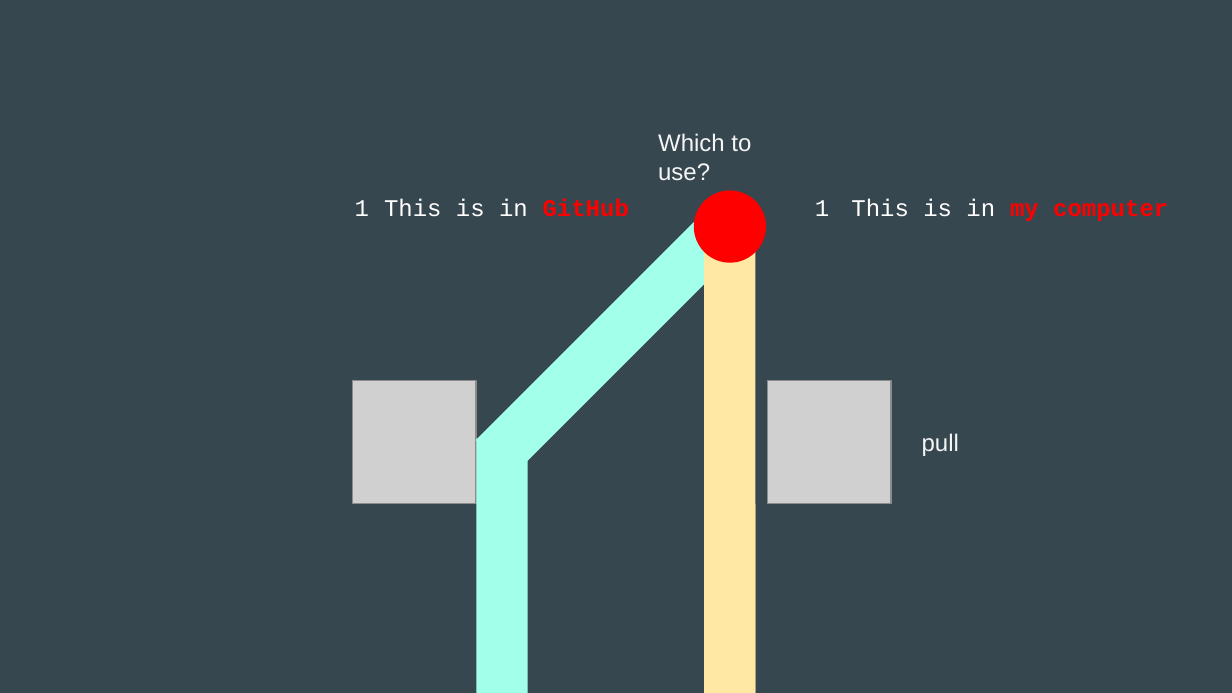
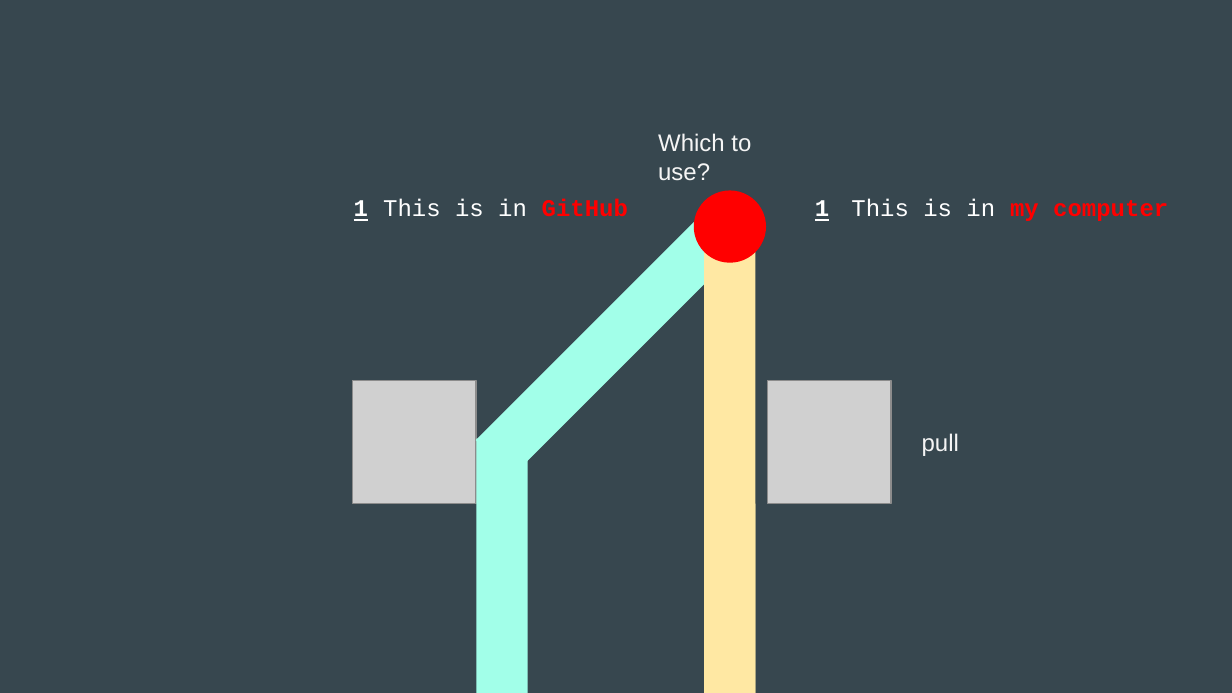
Before and after one commit to SaltyQuetzals/Git-Good-Kid, a slide deck: slide 24 of presentation/GIT GOOD, KID.pptx. Drawn at 1232x693 pixels with LibreOffice and Linux fonts; fonts in the diff are those of the drawing; grey boxes stand for pictures. Boxes give left, top, right and bottom in pixels: in the first picture for what was removed or moved away, otherwise in the second. Text is boxed around its words. In the diff, an @@ line names an element or a change of style, - is before the commit and + after.

Commit message:
Final powerpoint

```diff
--- a/presentation/GIT GOOD, KID.pptx
+++ b/presentation/GIT GOOD, KID.pptx
@@ table at (x1=341, y1=191, x2=662, y2=232) @@
@@ bold on, underline on in "1" @@
@@ table at (x1=802, y1=191, x2=1218, y2=232) @@
@@ bold on, underline on in "1" @@
```
Also in this commit, not shown: 2 other slides changed.
